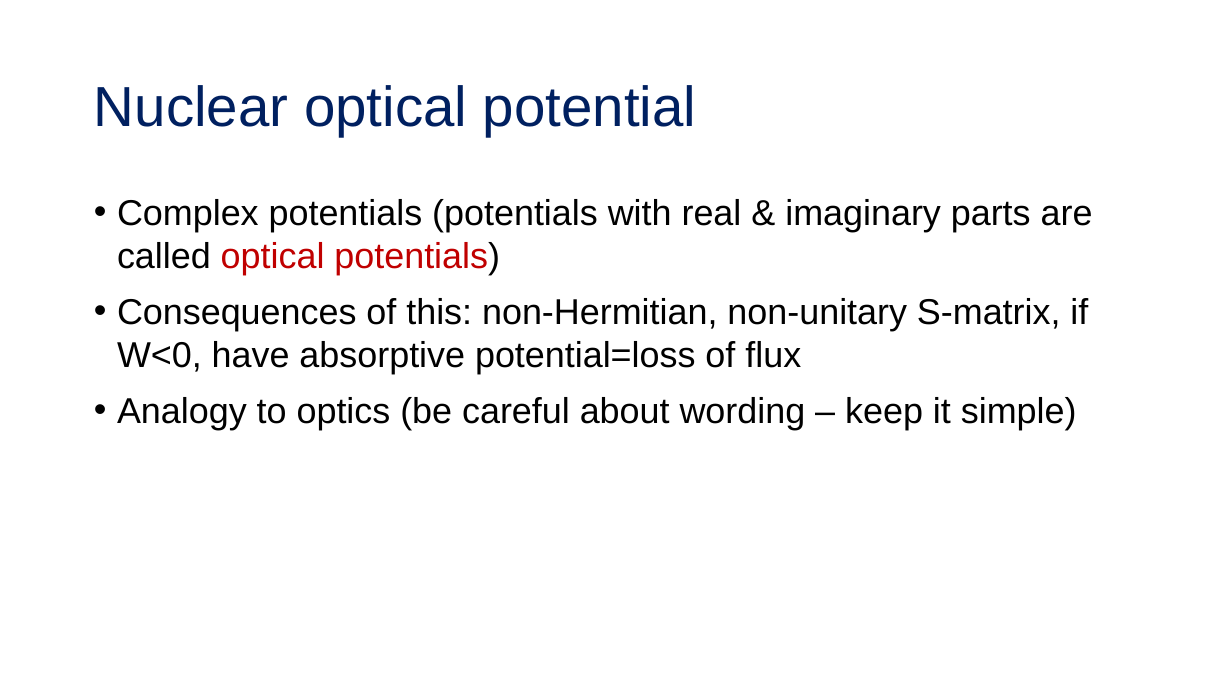
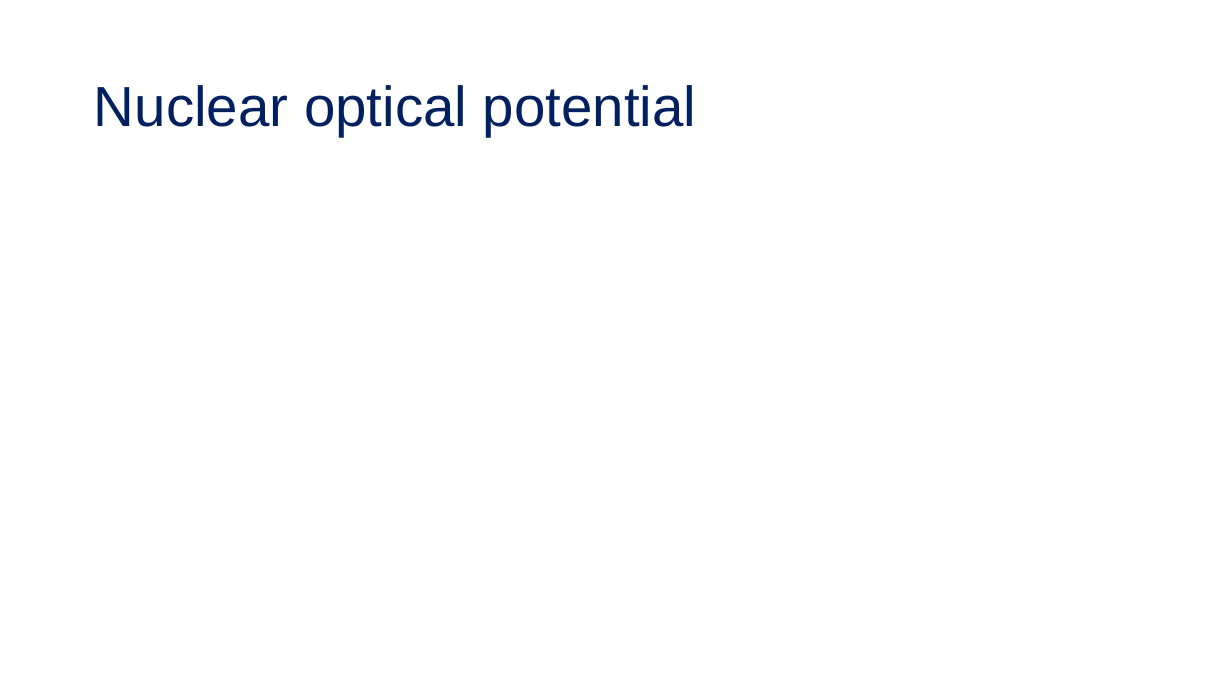
Before and after one commit to tropiano4/tropiano-srg, a slide deck: slide 5 of Presentations/Candidacy_2019/candidacy_presentation.pptx (slide 4 before the commit). Drawn at 1232x693 pixels with LibreOffice and Linux fonts; fonts in the diff are those of the drawing; grey boxes stand for pictures. Boxes give left, top, right and bottom in pixels: in the first picture for what was removed or moved away, otherwise in the second. Text is boxed around its words. In the diff, an @@ line names an element or a change of style, - is before the commit and + after.

```diff
--- a/Presentations/Candidacy_2019/candidacy_presentation.pptx
+++ b/Presentations/Candidacy_2019/candidacy_presentation.pptx
@@ text removed at bbox=[117, 199, 1093, 430] @@
-• Complex potentials (potentials with real & imaginary parts are called optical potentials)
-• Consequences of this: non-Hermitian, non-unitary S-matrix, if W<0, have absorptive potential=loss of flux
-• Analogy to optics (be careful about wording – keep it simple)
```
Also in this commit, not shown: 6 other slides changed, 39 slides added, 14 slides removed, 1 other file.
